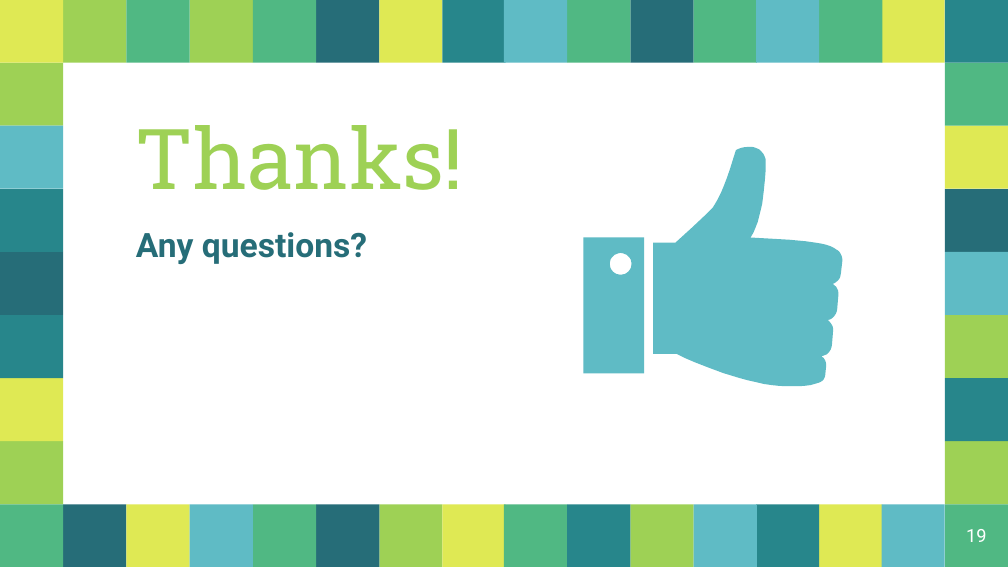
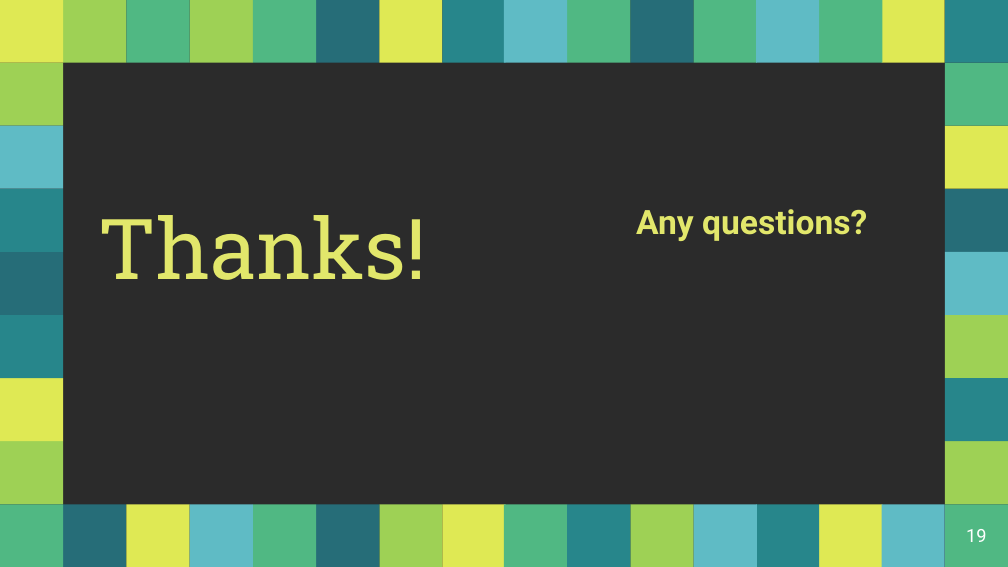
Before and after one commit to hebernielsen/DDS-CaseStudy-2, a slide deck: slide 19 of Carter_Edit_Case Study 2 Presentation.pptx. Drawn at 1008x567 pixels with LibreOffice and Linux fonts; fonts in the diff are those of the drawing; background and template pictures are left out; a plain dark background stands for a picture behind light text. Boxes give left, top, right and bottom in pixels: in the first picture for what was removed or moved away, otherwise in the second. Text is boxed around its words. In the diff, an @@ line names an element or a change of style, - is before the commit and + after.

```diff
--- a/Carter_Edit_Case Study 2 Presentation.pptx
+++ b/Carter_Edit_Case Study 2 Presentation.pptx
@@ background #FFFFFF to picture (left out) @@
@@ freeform shape removed at (x1=653, y1=147, x2=843, y2=387) @@
@@ subtitle "Any questions?" moved from (x1=136, y1=232, x2=367, y2=264) to (x1=636, y1=209, x2=867, y2=241) @@
@@ subtitle "Any questions?" at (x1=636, y1=209, x2=867, y2=241): text colour #266D78 to #E2E76B @@
@@ title "Thanks!" moved from (x1=136, y1=125, x2=464, y2=190) to (x1=99, y1=215, x2=427, y2=280) @@
@@ title "Thanks!" at (x1=99, y1=215, x2=427, y2=280): text colour #9ED155 to #E2E76B @@
@@ freeform shape removed at (x1=584, y1=238, x2=644, y2=374) @@
```
Also in this commit, not shown: 3 other slides changed.
